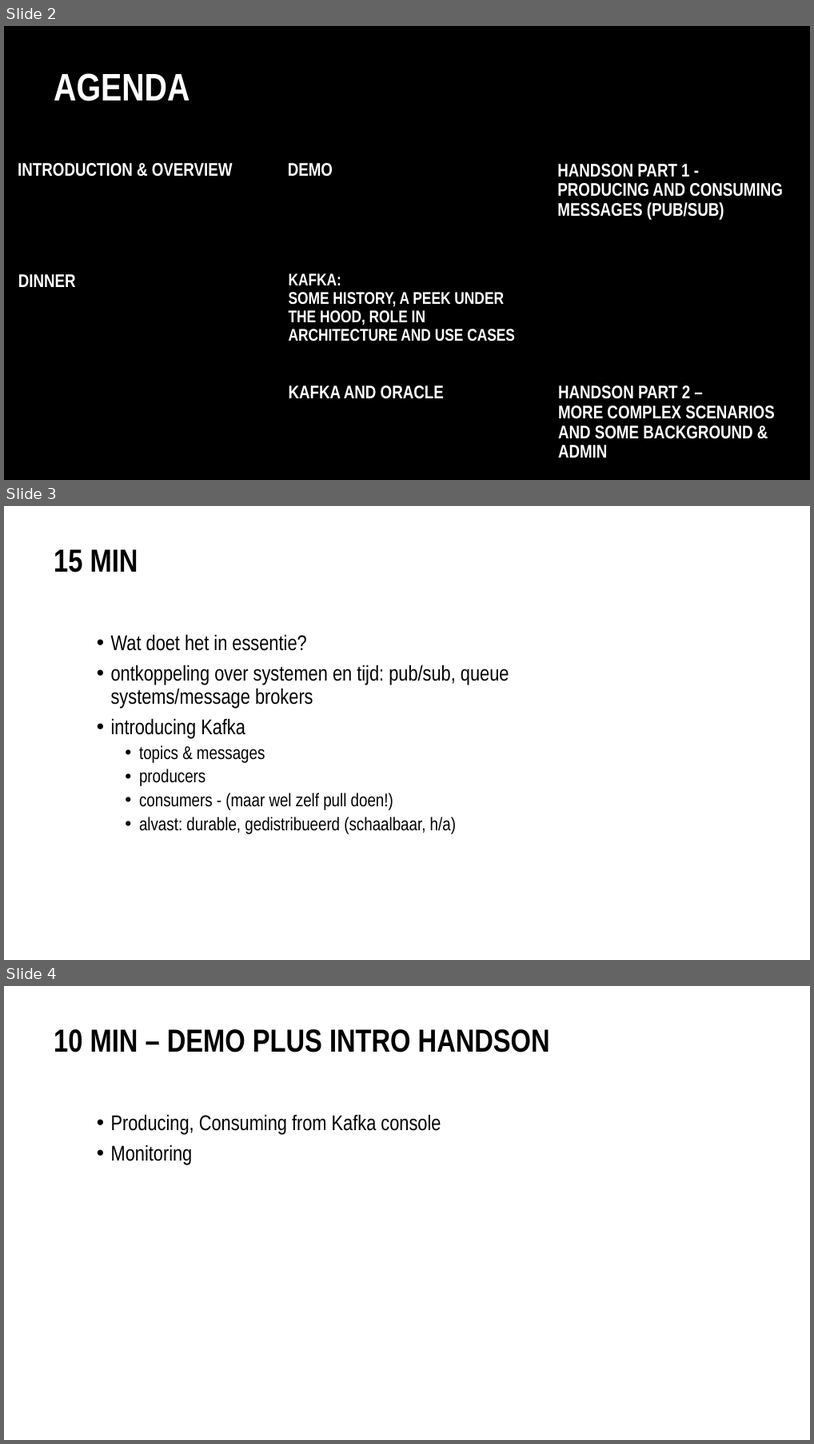
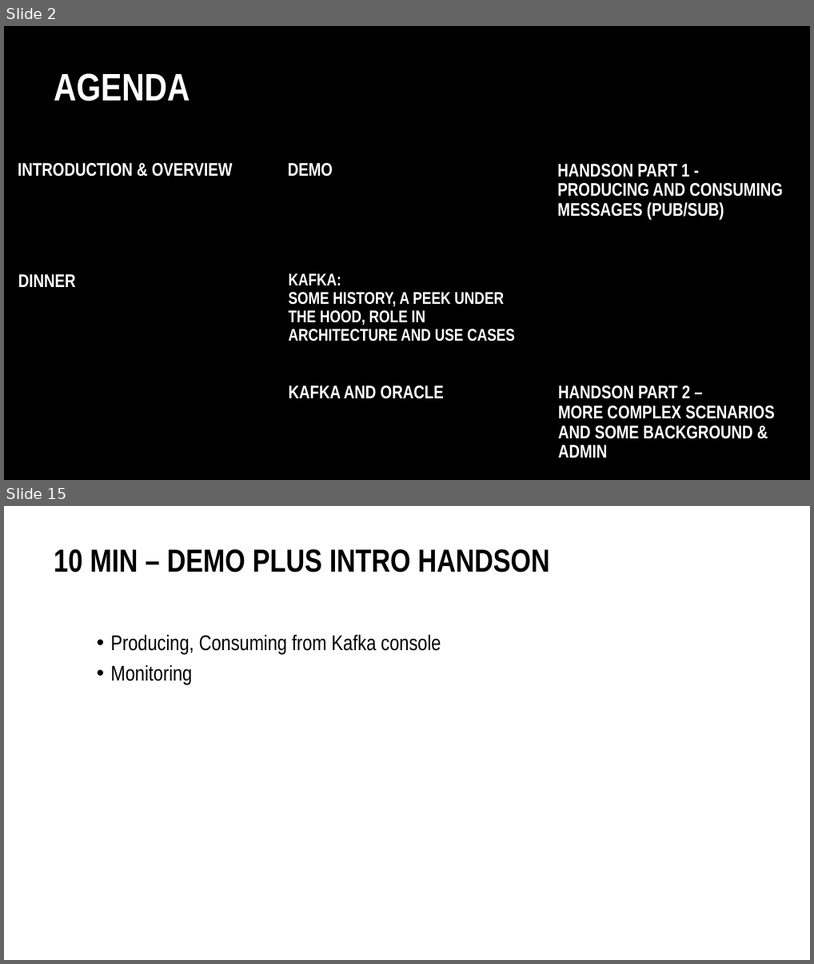
Before and after one commit to MaartenSmeets/kafka-workshop, a slide deck: Kafka_SIG_09feb2017.pptx. Shown one above the other, each under a label of ours: slides 2, 3 and 4 before the commit, slides 2 and 15 after it; the slides between them are not shown. The pictures are 814x1444 and 814x964 pixels, drawn with LibreOffice and Linux fonts; fonts in the diff are those of the drawing; background and template pictures are left out. Boxes give left, top, right and bottom in pixels: in the first picture for what was removed or moved away, otherwise in the second. Text is boxed around its words. In the diff, an @@ line names an element or a change of style, - is before the commit and + after.

Commit message:
First section of presentation: basics of Kafka (no code, no under the hood)

```diff
--- a/Kafka_SIG_09feb2017.pptx
+++ b/Kafka_SIG_09feb2017.pptx
@@ slide 3 removed at box(4, 506, 810, 960), background #FFFFFF @@
@@ title removed at box(54, 549, 138, 572) @@
-15 MIN
@@ text removed at box(111, 634, 510, 834) @@
-• Wat doet het in essentie?
-• ontkoppeling over systemen en tijd: pub/sub, queue systems/message brokers
-• introducing Kafka
-  • topics & messages
-  • producers
-  • consumers - (maar wel zelf pull doen!)
-  • alvast: durable, gedistribueerd (schaalbaar, h/a)
@@ what was slide 4 is now slide 15 @@
```
Also in this commit, not shown: 1 slide changed, 20 slides added.
